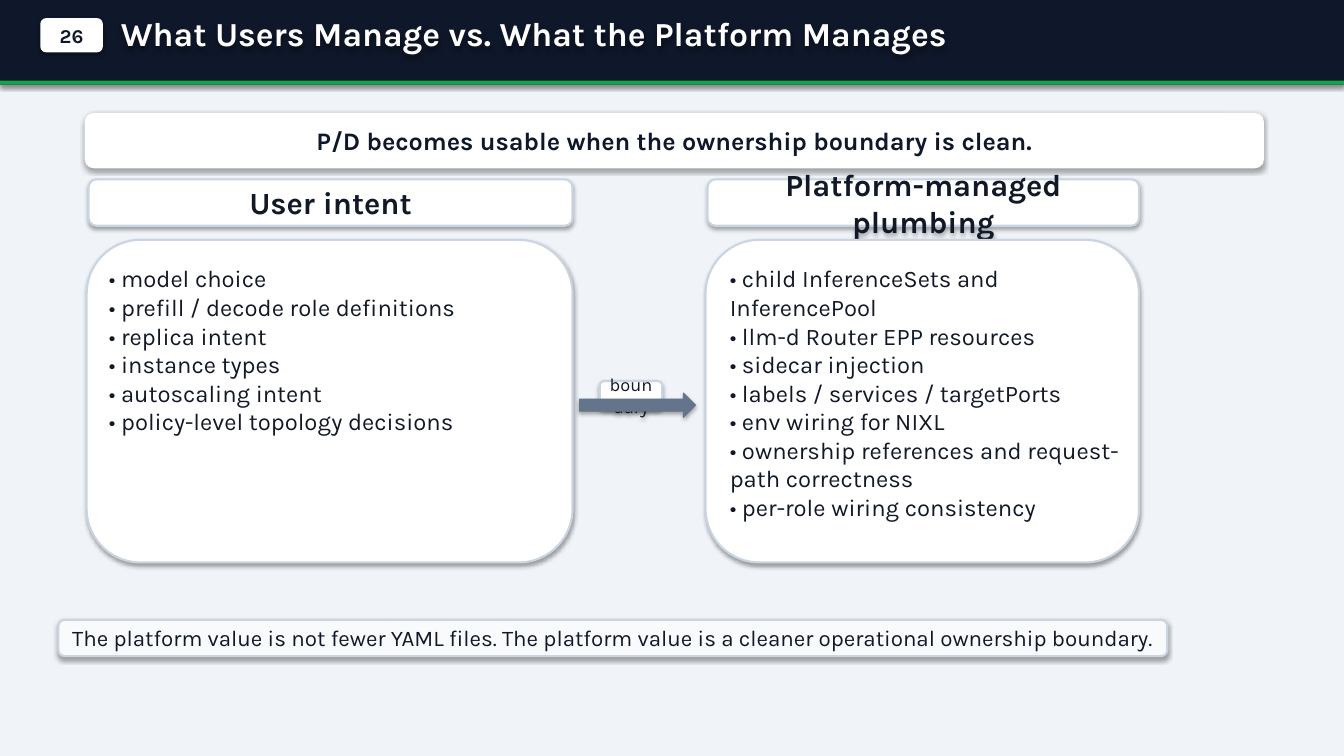
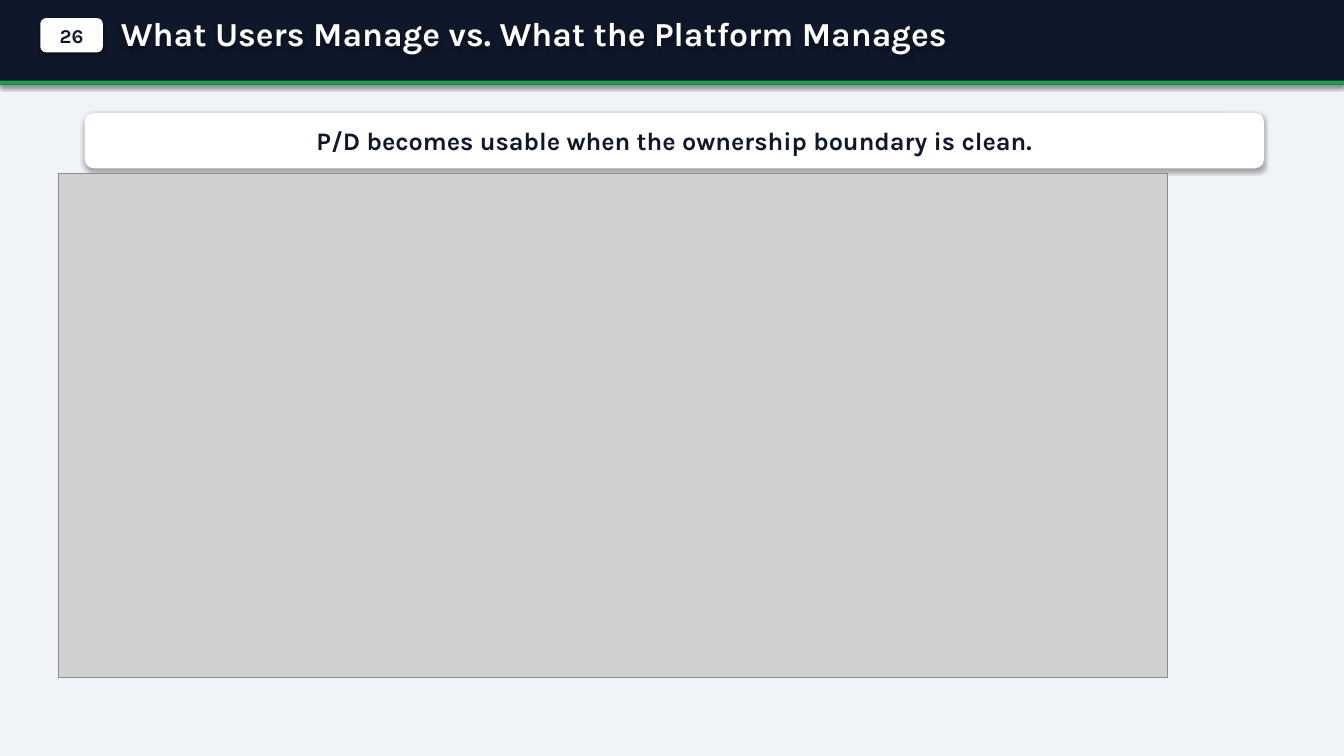
Before and after one commit to andyzhangx/demo, a slide deck: slide 11 of llm/kaito-llm-d-pd-slides.pptx. Drawn at 1344x756 pixels with LibreOffice and Linux fonts; fonts in the diff are those of the drawing; grey boxes stand for pictures. Boxes give left, top, right and bottom in pixels: in the first picture for what was removed or moved away, otherwise in the second. Text is boxed around its words. In the diff, an @@ line names an element or a change of style, - is before the commit and + after.

```diff
--- a/llm/kaito-llm-d-pd-slides.pptx
+++ b/llm/kaito-llm-d-pd-slides.pptx
@@ picture added at (x1=58, y1=173, x2=1168, y2=678) @@
@@ rounded rectangle removed at (x1=89, y1=179, x2=573, y2=226) @@
-User intent
@@ rounded rectangle removed at (x1=708, y1=179, x2=1139, y2=226) @@
-Platform-managed plumbing
@@ rounded rectangle removed at (x1=87, y1=240, x2=573, y2=563) @@
@@ rounded rectangle removed at (x1=706, y1=240, x2=1139, y2=563) @@
@@ text removed at (x1=121, y1=270, x2=455, y2=436) @@
-• model choice
-• prefill / decode role definitions
-• replica intent
-• instance types
-• autoscaling intent
-• policy-level topology decisions
@@ text removed at (x1=730, y1=270, x2=1118, y2=522) @@
-• child InferenceSets and InferencePool
-• llm-d Router EPP resources
-• sidecar injection
-• labels / services / targetPorts
-• env wiring for NIXL
-• ownership references and request-path correctness
-• per-role wiring consistency
@@ rounded rectangle removed at (x1=600, y1=381, x2=662, y2=409) @@
-boundary
@@ right arrow removed at (x1=580, y1=393, x2=696, y2=417) @@
@@ rounded rectangle removed at (x1=58, y1=620, x2=1168, y2=656) @@
-The platform value is not fewer YAML files. The platform value is a cleaner operational ownership boundary.
```
Also in this commit, not shown: 7 other slides changed, 10 other files.
